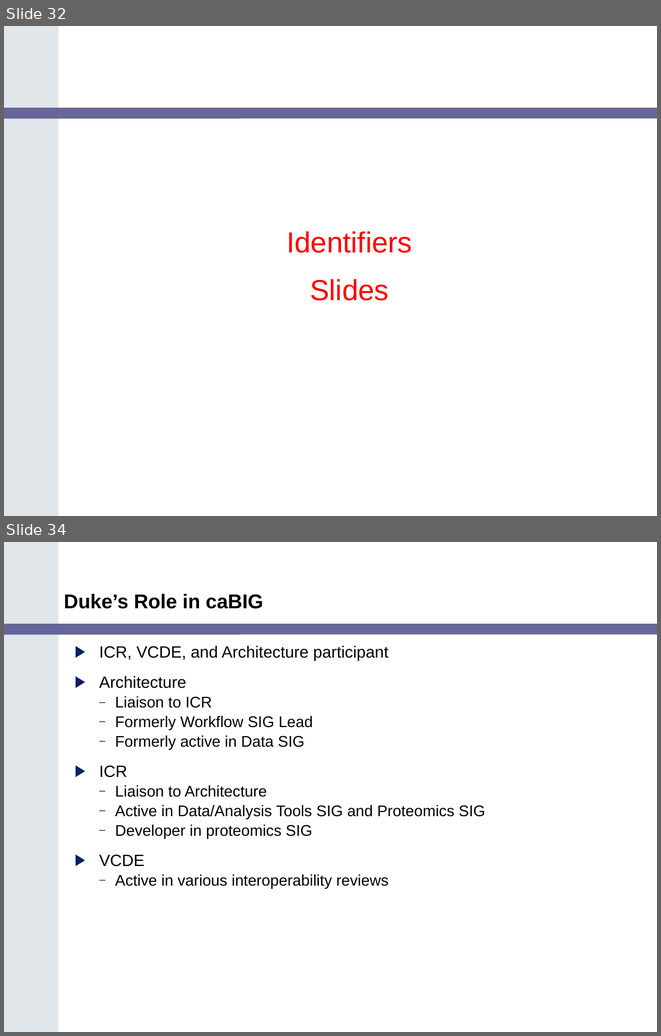
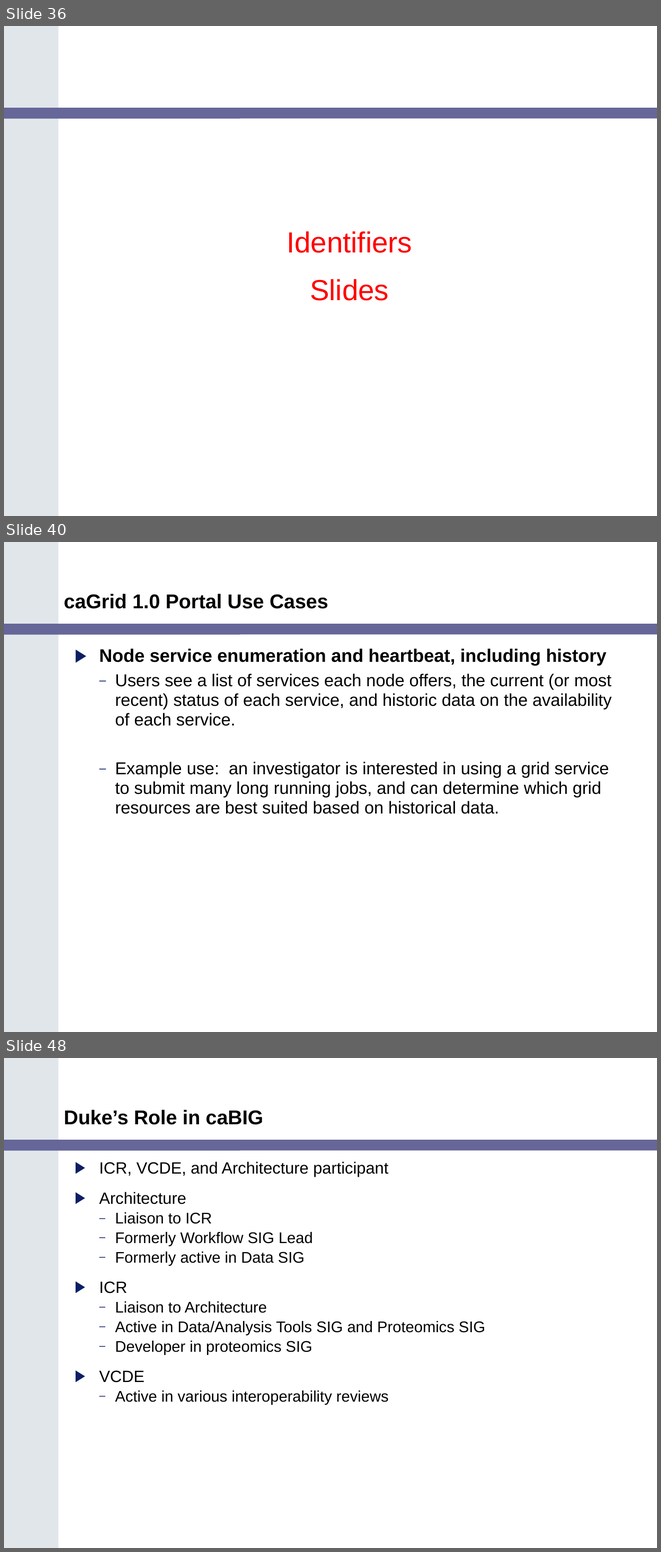
Before and after one commit to NCIP/cagrid-docs, a slide deck: presentations/200602_VCDE_ARCH/caGrid_Update_Arch_VCDE_Feb1.ppt. Shown one above the other, each under a label of ours: slides 32 and 34 before the commit, slides 36, 40 and 48 after it; the slides between them are not shown. The pictures are 661x1036 and 661x1552 pixels, drawn with LibreOffice and Linux fonts; fonts in the diff are those of the drawing; background and template pictures are left out. Boxes give left, top, right and bottom in pixels: in the first picture for what was removed or moved away, otherwise in the second. Text is boxed around its words. In the diff, an @@ line names an element or a change of style, - is before the commit and + after.

```diff
--- a/presentations/200602_VCDE_ARCH/caGrid_Update_Arch_VCDE_Feb1.ppt
+++ b/presentations/200602_VCDE_ARCH/caGrid_Update_Arch_VCDE_Feb1.ppt
@@ slide 40 added at [4,542,657,1032], background #FFFFFF; not listed: 2 template elements that a slide beside it also shows @@
@@ title added at [64,593,328,609], 22 pt, text #000000, bold @@
+caGrid 1.0 Portal Use Cases
@@ text added at [99,649,612,814], 19 pt, text #000000 @@
+▶ Node service enumeration and heartbeat, including history
+  – Users see a list of services each node offers, the current (or most recent) status of each service, and historic data on the availability of each service.
+  – Example use: an investigator is interested in using a grid service to submit many long running jobs, and can determine which grid resources are best suited based on historical data.
@@ what was slide 32 is now slide 36 @@
@@ what was slide 34 is now slide 48 @@
```
Also in this commit, not shown: 15 other slides added, 2 slides removed.
